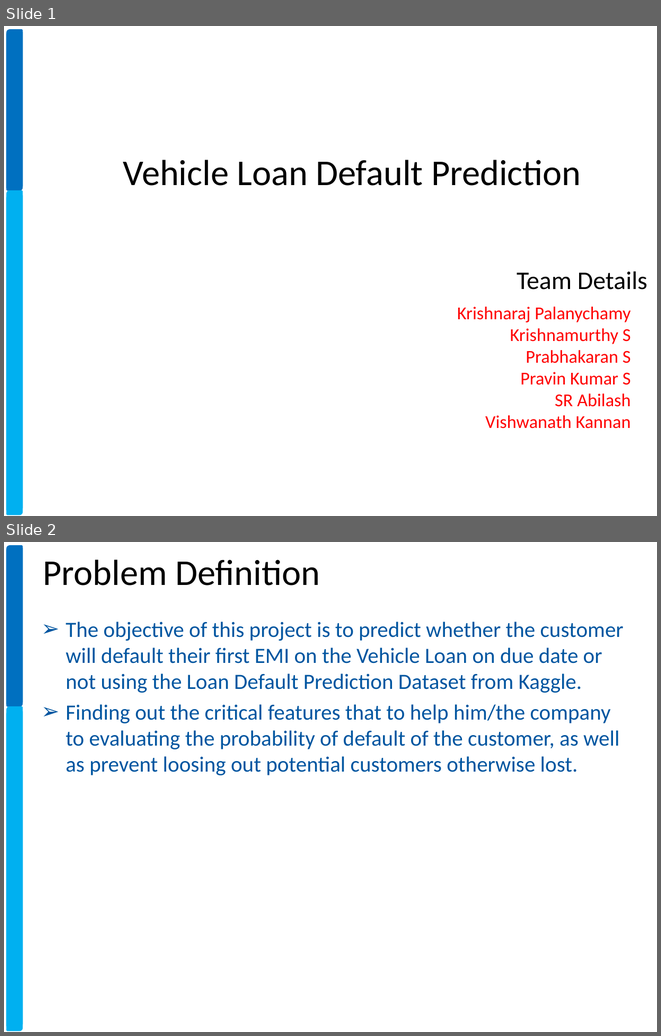
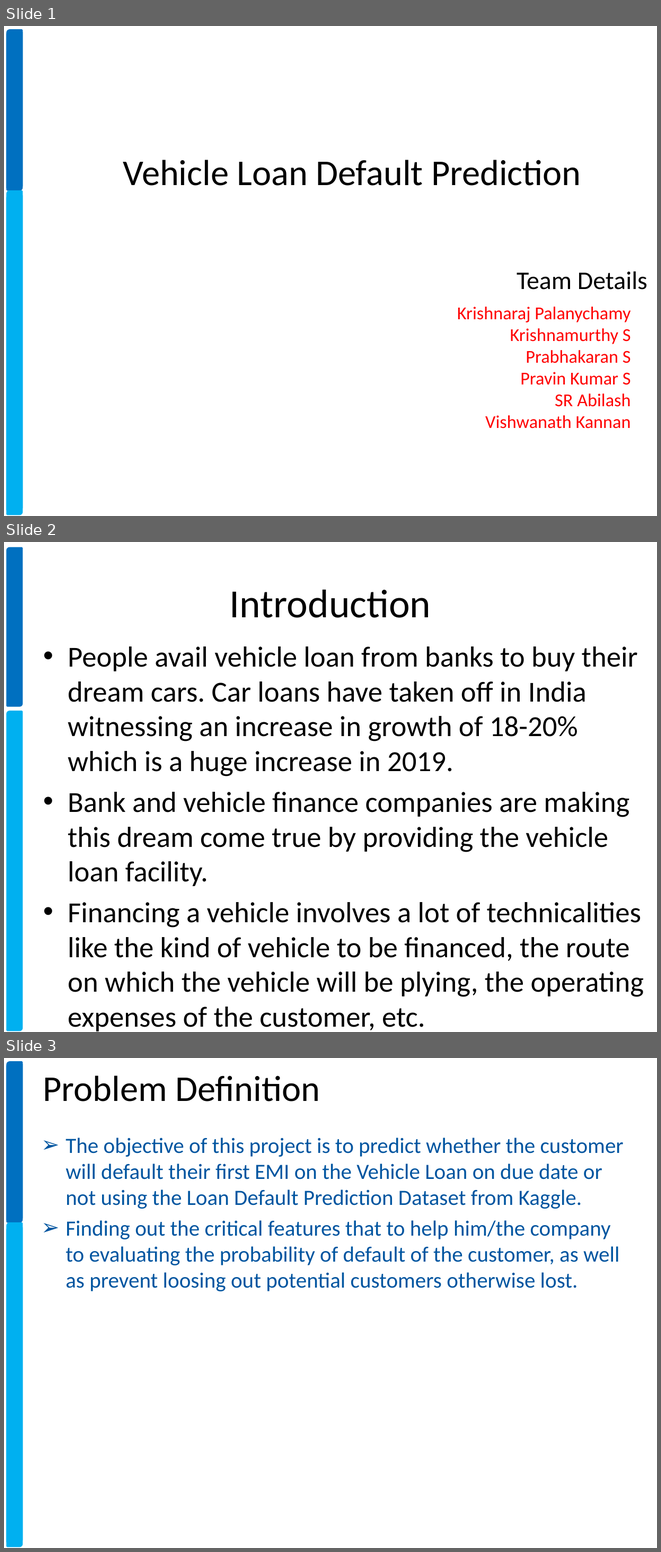
Before and after one commit to xavierigneous/Vehicle-Loan-Default-Prediction, a slide deck: Pravin Kumar/Vehicle Loan Default Prediction.pptx. Shown one above the other, each under a label of ours: slides 1 and 2 before the commit, slides 1, 2 and 3 after it. The pictures are 661x1036 and 661x1552 pixels, drawn with LibreOffice and Linux fonts; fonts in the diff are those of the drawing; background and template pictures are left out. Boxes give left, top, right and bottom in pixels: in the first picture for what was removed or moved away, otherwise in the second. Text is boxed around its words. In the diff, an @@ line names an element or a change of style, - is before the commit and + after.

Commit message:
Updating Slides

```diff
--- a/Pravin Kumar/Vehicle Loan Default Prediction.pptx
+++ b/Pravin Kumar/Vehicle Loan Default Prediction.pptx
@@ slide 2 added at box(4, 542, 657, 1032), background #FFFFFF; not listed: 2 template elements that a slide beside it also shows @@
@@ title added at box(230, 589, 431, 618), 44 pt, text #000000 @@
+Introduction
@@ text added at box(68, 646, 644, 1031), 32 pt, text #000000 @@
+• People avail vehicle loan from banks to buy their dream cars. Car loans have taken off in India witnessing an increase in growth of 18-20% which is a huge increase in 2019.
+• Bank and vehicle finance companies are making this dream come true by providing the vehicle loan facility.
+• Financing a vehicle involves a lot of technicalities like the kind of vehicle to be financed, the route on which the vehicle will be plying, the operating expenses of the customer, etc.
@@ what was slide 2 is now slide 3 @@
```
Also in this commit, not shown: 1 slide removed, 1 other file.
